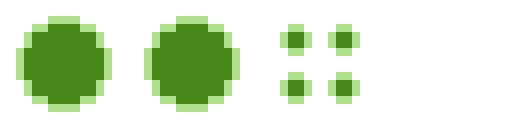
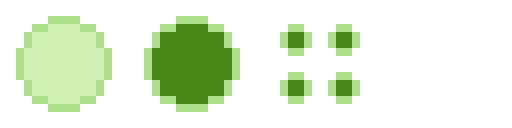
The second w=512, h=128 image is a revision of the first. Changes to its layers:
painted on "ExplosionGreenEnemy" over [24, 24, 104, 104]
hid "ExplosionNoBackground" over [24, 24, 104, 104]
